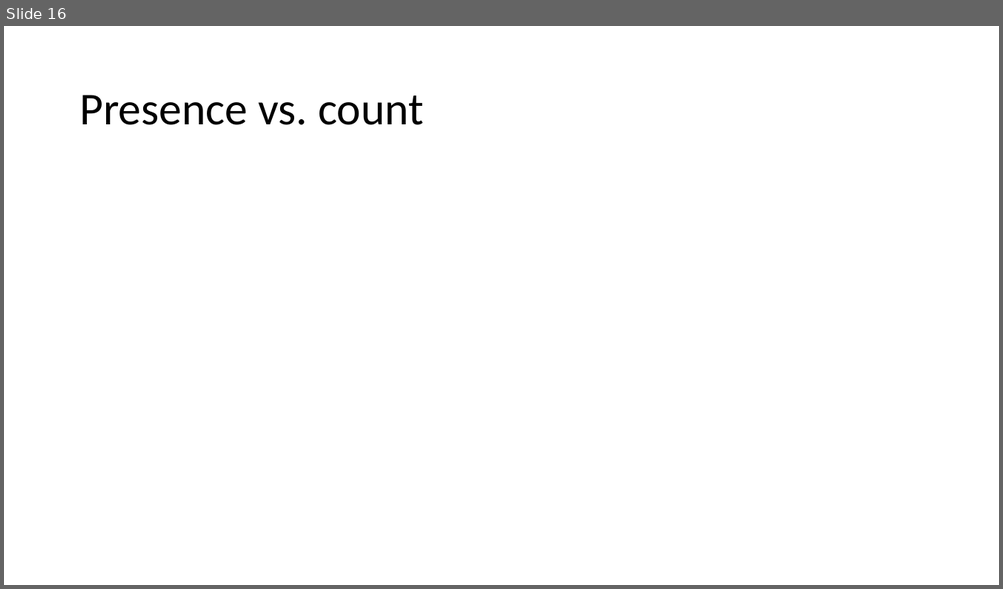
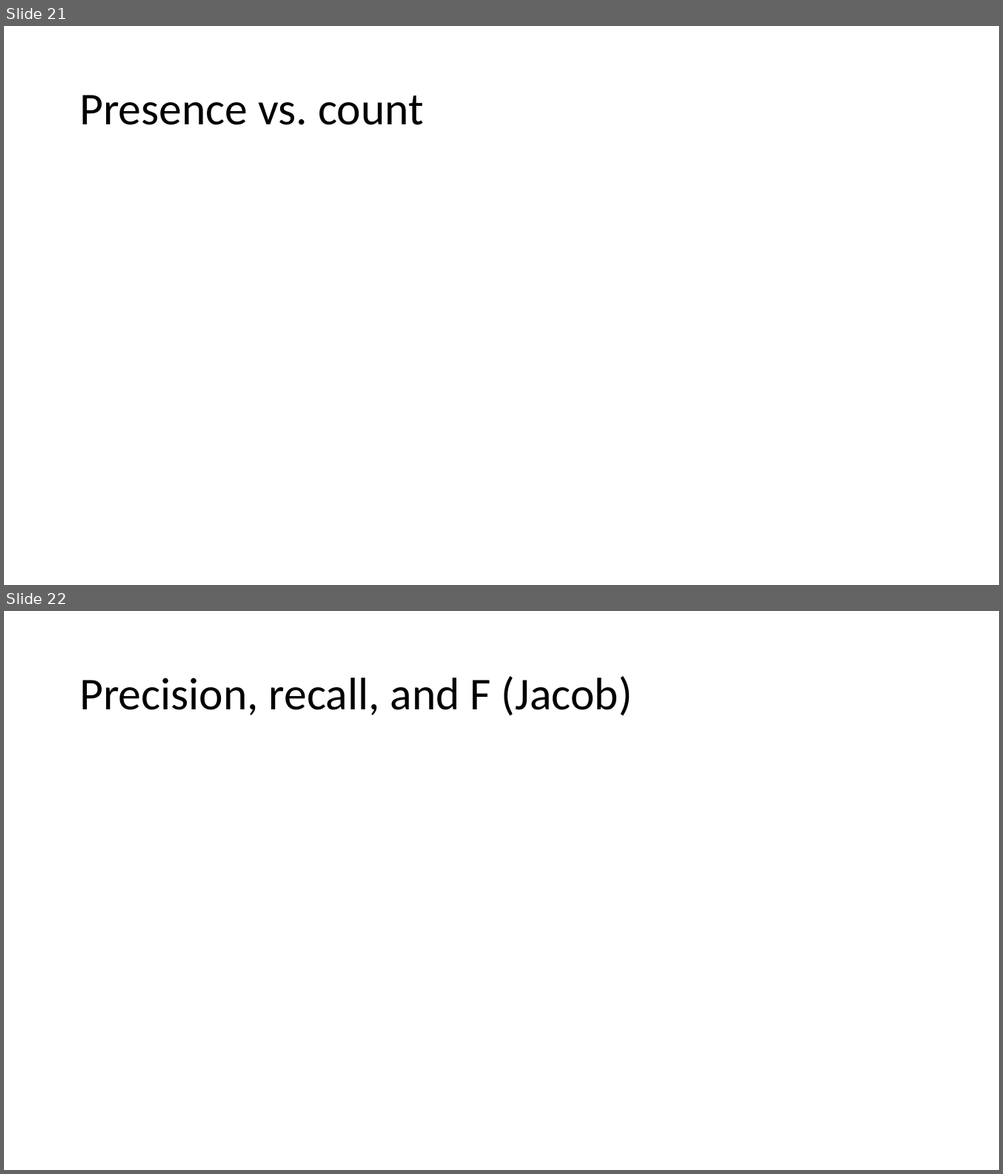
Before and after one commit to YeabinMoonEcon/BUS211, a slide deck: BUS243_NLP/lecture_notes/Lecture2.pptx. Shown one above the other, each under a label of ours: slide 16 before the commit, slides 21 and 22 after it. The pictures are 1003x589 and 1003x1174 pixels, drawn with LibreOffice and Linux fonts; fonts in the diff are those of the drawing. Boxes give left, top, right and bottom in pixels: in the first picture for what was removed or moved away, otherwise in the second. Text is boxed around its words. In the diff, an @@ line names an element or a change of style, - is before the commit and + after.

```diff
--- a/BUS243_NLP/lecture_notes/Lecture2.pptx
+++ b/BUS243_NLP/lecture_notes/Lecture2.pptx
@@ slide 22 added at (4,611,999,1170), background #FFFFFF @@
@@ title added at (79,676,632,716), 44 pt, text #000000 @@
+Precision, recall, and F (Jacob)
@@ what was slide 16 is now slide 21 @@
```
Also in this commit, not shown: 1 slide changed, 5 other slides added.
